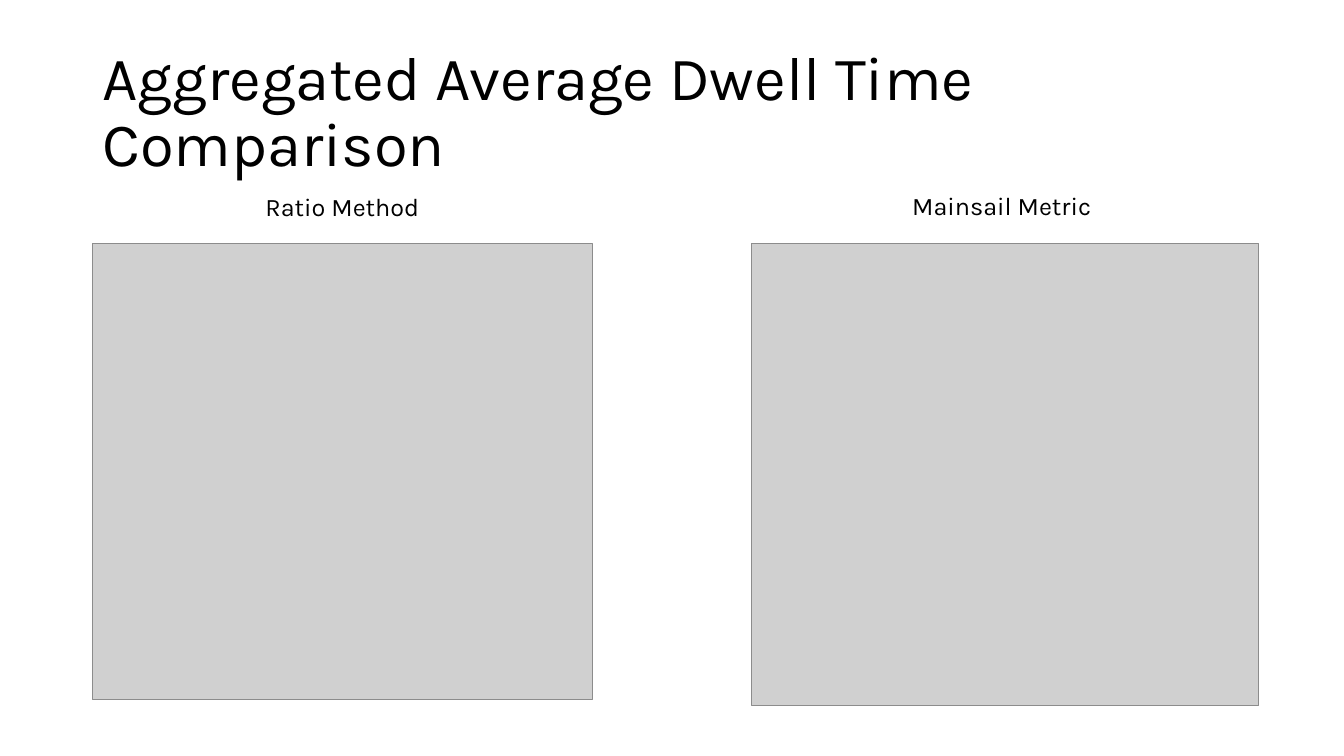
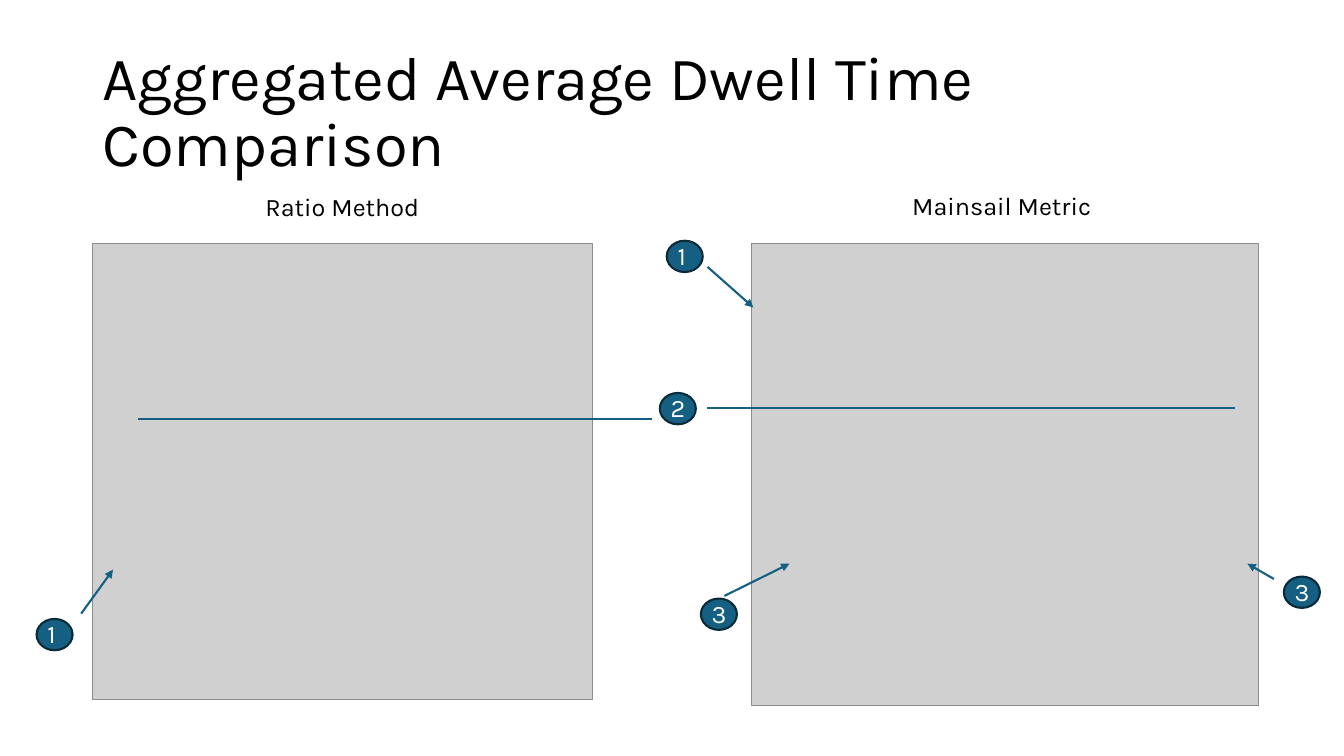
Before and after one commit to billjohnson-carrix/python, a slide deck: slide 3 of dwell time aggregations/Dwell Time Aggregations.pptx (slide 9 before the commit). Drawn at 1344x756 pixels with LibreOffice and Linux fonts; fonts in the diff are those of the drawing; grey boxes stand for pictures. Boxes give left, top, right and bottom in pixels: in the first picture for what was removed or moved away, otherwise in the second. Text is boxed around its words. In the diff, an @@ line names an element or a change of style, - is before the commit and + after.

```diff
--- a/dwell time aggregations/Dwell Time Aggregations.pptx
+++ b/dwell time aggregations/Dwell Time Aggregations.pptx
@@ ellipse added at box(666, 241, 703, 272), fill #156082, outline #092A39 1.5 pt @@
@@ text added at box(678, 249, 686, 272), 18 pt, text #FFFFFF @@
+1
@@ arrow added from (708, 267) to (753, 308), #156082 1.5 pt @@
@@ line added from (138, 419) to (652, 419), #156082 1.5 pt @@
@@ ellipse added at box(660, 393, 697, 424), fill #156082, outline #092A39 1.5 pt @@
@@ text added at box(671, 395, 686, 424), 18 pt, text #FFFFFF @@
+2
@@ line added from (1235, 408) to (708, 408), #156082 1.5 pt @@
@@ arrow added from (725, 596) to (789, 564), #156082 1.5 pt @@
@@ arrow added from (1274, 579) to (1248, 564), #156082 1.5 pt @@
@@ arrow added from (82, 614) to (113, 570), #156082 1.5 pt @@
@@ ellipse added at box(701, 599, 737, 630), fill #156082, outline #092A39 1.5 pt @@
@@ ellipse added at box(1285, 577, 1321, 608), fill #156082, outline #092A39 1.5 pt @@
@@ text added at box(1295, 585, 1310, 608), 18 pt, text #FFFFFF @@
+3
@@ ellipse added at box(36, 619, 73, 650), fill #156082, outline #092A39 1.5 pt @@
@@ text added at box(47, 627, 55, 650), 18 pt, text #FFFFFF @@
+1
@@ text added at box(712, 600, 727, 629), 18 pt, text #FFFFFF @@
+3
```
Also in this commit, not shown: 3 other slides changed, 1 slide added, 5 other files.
